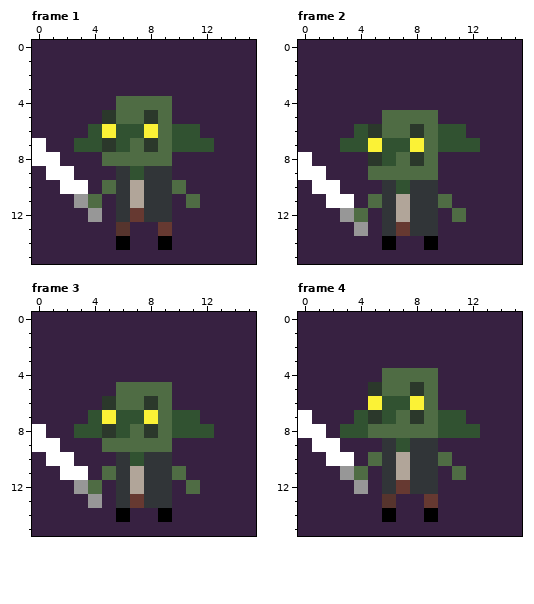
Edited in one commit: pixel-art file (art/goblin_downscale_idle.ase). Above is the file before it was changed.
16x16 pixels, 4 frames. Shown: frame 1, frame 2, frame 3, frame 4.
Now the later version:
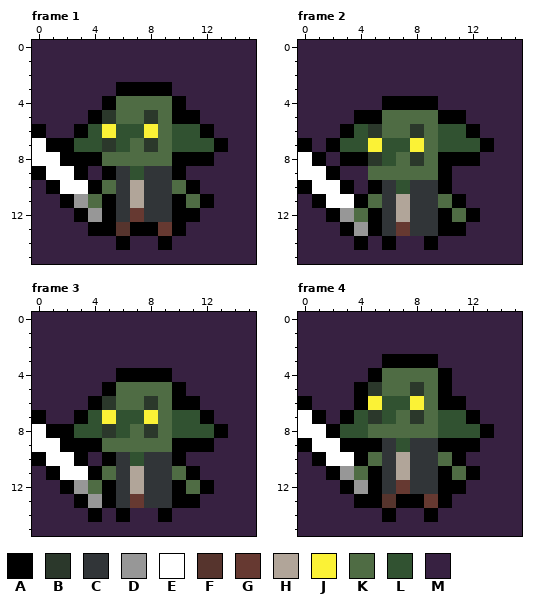
Palette (. is transparent): A #000000  B #2b382b  C #313538  D #979797  E #ffffff  F #56342d  G #663931  H #b1a599  J #fbf236  K #4f6c44  L #315231  M #372141
The edit:
layer "contour" added
Frame 1, layer "contour":
Colour A replaces colour M in row 3 at x 6 to 9; in row 4 at x 5 and 10; in row 5 at x 4 and 10 to 11; in row 6 at x 0, 3 and 12; in row 7 at x 1 to 2 and 13; in row 8 at x 2 to 4 and 10 to 12.
Colour A replaces colour M in row 9 at x 0, 3, 5 and 10; in row 10 at x 1, 4 and 11; in row 11 at x 2, 5, 10 and 12; in row 12 at x 3, 5 and 10 to 11; in row 13 at x 4 to 5, 7 to 8 and 10.
Frame 2, layers "contour", "bg":
Colour A replaces colour M in row 4 at x 6 to 9; in row 5 at x 4 to 5 and 10 to 11; in row 6 at x 3 and 12; in row 7 at x 0, 2 and 13; in row 8 at x 1, 3 to 4 and 10 to 12; in row 9 at x 2 and 10.
Colour A replaces colour M in row 10 at x 0, 3, 5 and 10; in row 11 at x 1, 4 and 11; in row 12 at x 2, 5, 10 and 12; in row 13 at x 3, 5 and 10 to 11; in row 14 at x 4.
Frame 3, layer "contour":
Colour A replaces colour M in row 4 at x 6 to 9; in row 5 at x 5 and 10; in row 6 at x 4 and 10 to 11; in row 7 at x 0, 3 and 12; in row 8 at x 1 to 2 and 13; in row 9 at x 2 to 4 and 10 to 12.
Colour A replaces colour M in row 10 at x 0, 3, 5 and 10; in row 11 at x 1, 4 and 11; in row 12 at x 2, 5, 10 and 12; in row 13 at x 3, 5 and 10 to 11; in row 14 at x 4.
Frame 4, layer "contour":
Colour A replaces colour M in row 3 at x 6 to 9; in row 4 at x 5 and 10; in row 5 at x 4 and 10; in row 6 at x 0, 4 and 10 to 11; in row 7 at x 1, 3 and 12; in row 8 at x 2 and 13.
Colour A replaces colour M in row 9 at x 0, 3 to 5 and 10 to 12; in row 10 at x 1, 4 and 11; in row 11 at x 2, 5, 10 and 12; in row 12 at x 3, 5 and 10 to 11; in row 13 at x 4 to 5, 7 to 8 and 10.
